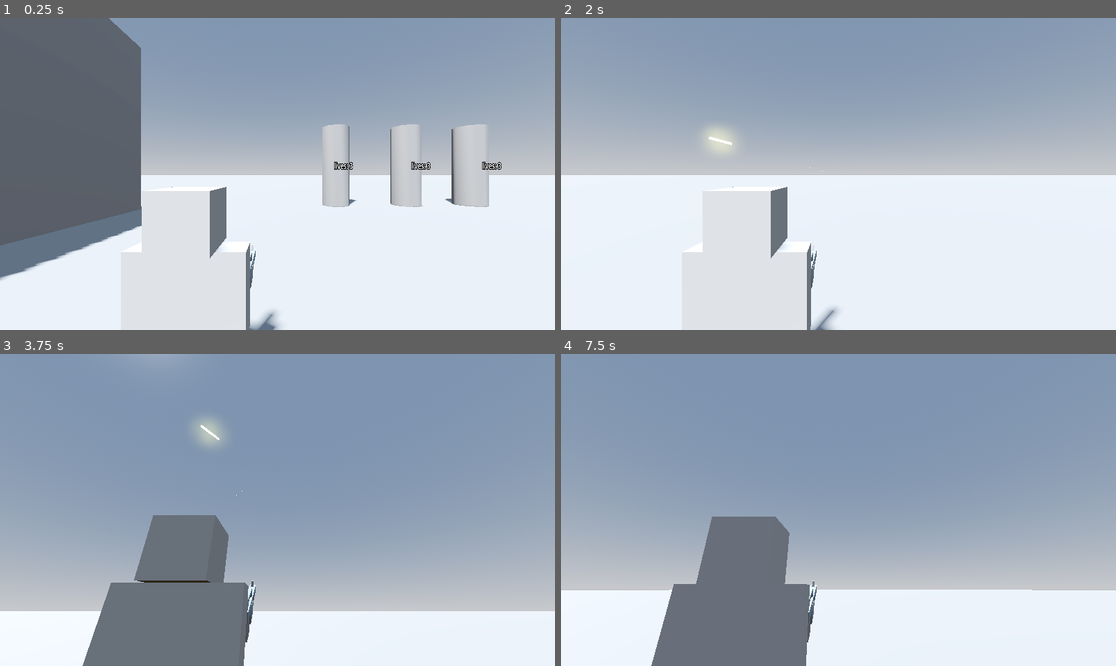
Above: before the commit, frames 1-4 (two rows, left to right).
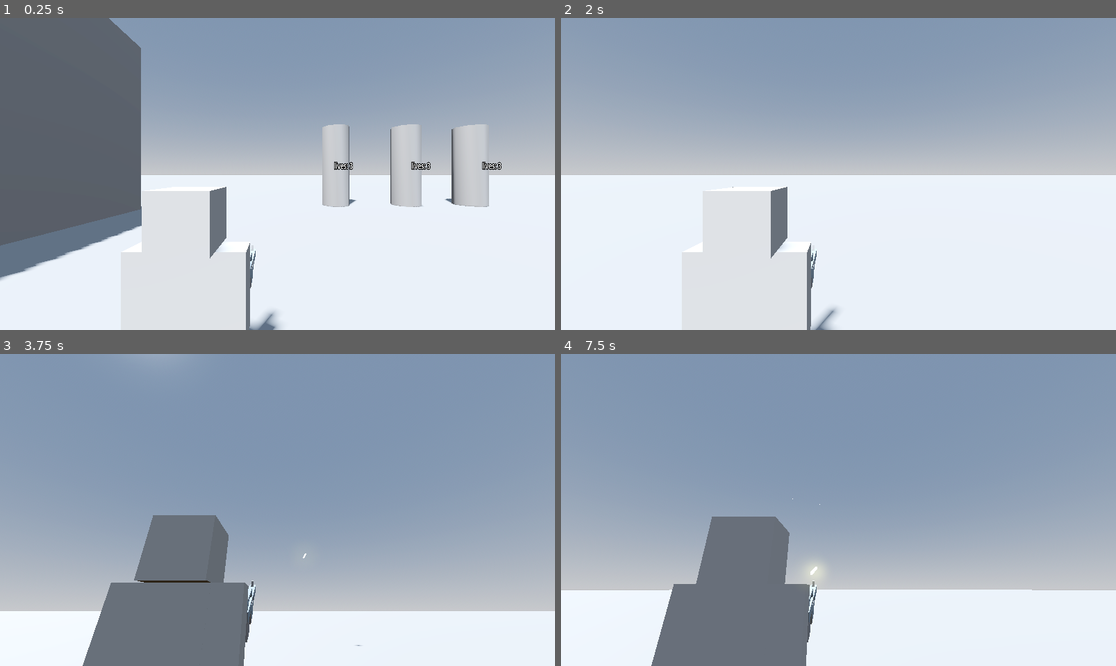
Above: after the commit, the same moments.

Repository: cheskya/ISCS3014-Project5
Game: Godot game, scene res://main.tscn
Same seed, same stepped clock (60 frames per second), same inputs: the game is played once before the commit and once after it.
Inputs (mouse positions are in pixels of both pictures, inside the frame that each line leads up to):
- Up to frame 1 (0.25 s): no input
- Up to frame 2 (2 s): tap Enter at 0.5 s; move the mouse to (810, 236) at 0.52 s; hold Space (shoot) 0.53-1.28 s; hold W (move_forward) from 0.53 s (still down); move the mouse to (1005, 220) at 1.27 s; click (1005, 220) at 1.35 s; tap Space (shoot) at 1.55 s
- Up to frame 3 (3.75 s): move the mouse to (233, 506) at 2.02 s; hold Space (shoot) 2.03-2.78 s; move the mouse to (283, 510) at 2.77 s; release W (move_forward) at 2.78 s; hold A (move_left) 2.78-3.53 s; tap Space (shoot) at 2.85, 3.5 s; move the mouse to (255, 503) at 3.52 s; press the mouse at (255, 503) at 3.53 s; hold W (move_forward) from 3.53 s (still down)
- Up to frame 4 (7.5 s): tap Space (shoot) at 3.8, 4.35, 5, 6.05, 6.5, 7.35 s; tap Enter at 4.25, 5.75 s; move the mouse to (866, 510) at 4.27 s; release the mouse at (866, 510) at 4.28 s; move the mouse to (810, 510) at 5.02 s; hold Space (shoot) 5.03-5.78 s; move the mouse to (849, 503) at 5.77 s; release W (move_forward) at 5.78 s; hold D (move_right) 5.78-6.53 s; click (849, 503) at 5.85 s; move the mouse to (832, 516) at 6.52 s; hold Space (shoot) 6.53-7.28 s; hold W (move_forward) from 6.53 s (still down); move the mouse to (877, 513) at 7.27 s

The runs differ from the first frame. In frame 1, less than 0.1% of the frame differs, in the area x 30-32%, y 54-55%; in frame 2, 0.4%; in frame 3, 0.4%, in the area x 35-66%, y 20-94%; in frame 4, 0.1%.

Commit message:
Fix gun bullet position

Diff:
--- a/scenes/player/player.gd
+++ b/scenes/player/player.gd
@@ -18,10 +18,15 @@
 @onready var _camera: Camera3D = %Camera3D
 @onready var _skin = %Body
 @onready var _gun_anim = $CameraPivot/Gun/AnimationPlayer
-@onready var _gun_barrel = $CameraPivot/Gun/RayCast3D
+@onready var _gun_raycast = %GunRayCast
+@onready var _cam_raycast = %CamRayCast
 @onready var _shoot_timer = $ShootTimer
 
 var is_shooting = false
+var init_gun_raycast
+
+func _ready():
+	init_gun_raycast = _gun_raycast.target_position
 
 func _input(event: InputEvent) -> void:
 	if event.is_action_pressed("left_click"):
@@ -65,10 +70,17 @@
 			is_shooting = true
 			_gun_anim.play("shoot")
 			instance = bullet.instantiate()
-			instance.position = _gun_barrel.global_position
-			instance.transform.basis = _gun_barrel.global_transform.basis
+			instance.global_position = _gun_raycast.global_position
+			instance.global_basis = _gun_raycast.global_basis
 			_shoot_timer.start()
-			get_parent().add_child(instance)
+			add_child(instance)
+
+	if _cam_raycast.is_colliding():
+		# if colliding with something, adjust gun raycast
+		_gun_raycast.target_position = _cam_raycast.target_position * -1
+		print(_cam_raycast.get_collider().get_name())
+	else:
+		_gun_raycast.target_position = init_gun_raycast
 
 
 func _on_shoot_timer_timeout() -> void:
--- a/scenes/player/player.tscn
+++ b/scenes/player/player.tscn
@@ -69,10 +69,12 @@
 
 [node name="Camera3D" type="Camera3D" parent="CameraPivot"]
 unique_name_in_owner = true
-transform = Transform3D(-1, 0, -1.19209e-07, 0, 1, 0, 1.19209e-07, 0, -1, -0.6, 0.3, -1.4)
+transform = Transform3D(-1, 0, -1.50996e-07, 0, 1, 0, 1.50996e-07, 0, -1, -0.6, 0.3, -1.4)
 
-[node name="RayCast3D" type="RayCast3D" parent="CameraPivot/Camera3D"]
-target_position = Vector3(0, 0, -1)
+[node name="CamRayCast" type="RayCast3D" parent="CameraPivot/Camera3D"]
+unique_name_in_owner = true
+target_position = Vector3(0, 0, -10)
+collision_mask = 16
 
 [node name="Gun" parent="CameraPivot" instance=ExtResource("3_1l62a")]
 transform = Transform3D(1.27522, 0, 0, 0, 1.106, 0, 0, 0, 1.45214, -0.326, -0.75, 0.46)
@@ -82,9 +84,10 @@
 "": SubResource("AnimationLibrary_dvcyk")
 }
 
-[node name="RayCast3D" type="RayCast3D" parent="CameraPivot/Gun"]
+[node name="GunRayCast" type="RayCast3D" parent="CameraPivot/Gun"]
+unique_name_in_owner = true
 transform = Transform3D(1, 0, 0, 0, 1.25264, 0, 0, 0, 1.19178, 0, 0.169422, 0.312092)
-target_position = Vector3(0, 0, 1)
+target_position = Vector3(0, 0, 7)
 
 [node name="Body" parent="." instance=ExtResource("1_kk6w3")]
 unique_name_in_owner = true
